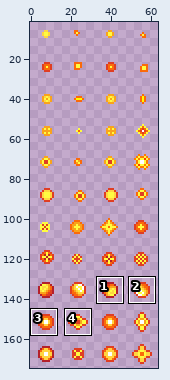
Two states of a sprite sheet, packages/client/public/images/game/bullet.png. Above: a wide view before the commit, with the close-up outlined.
Close-up. Old version:
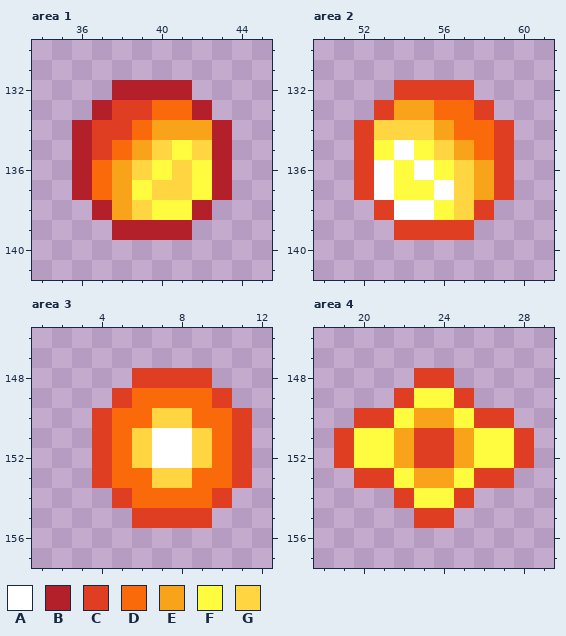
The file is 64x175 pixels. Shown: area 1: x 34..45, y 130..141; area 2: x 50..61, y 130..141; area 3: x 1..12, y 146..157; area 4: x 18..29, y 146..157. The wide view leaves out empty margins. The commit also changed other parts of the picture, which this record leaves out.
Palette (. is transparent): A #ffffff  B #b4202a  C #df3e23  D #fa6a0a  E #f9a31b  F #fffc40  G #ffd541
The result:
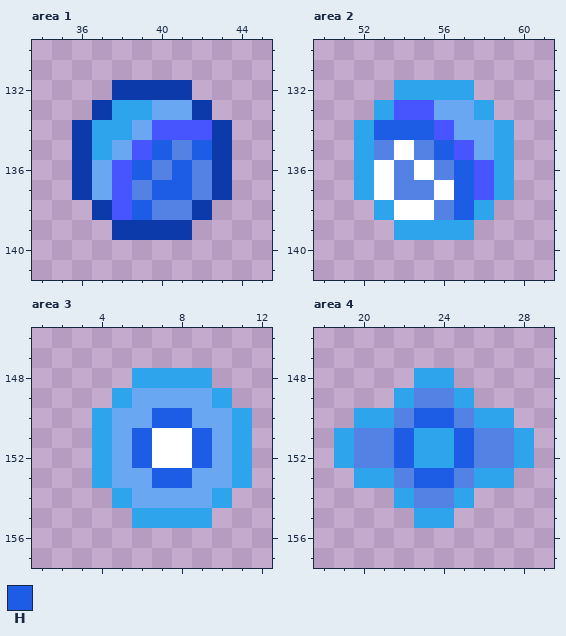
Colours new in this view: H #1d5ce5
Difference:
Colour B changes from #b4202a to #0d3aab.
Colour C changes from #df3e23 to #2ea4ed.
Colour D changes from #fa6a0a to #6aa7f2.
Colour E changes from #f9a31b to #4655ff.
Colour F changes from #fffc40 to #5482e4.
Area 1:
Colour G becomes colour H in row 135 at x 40 and 42; in row 136 at x 39 and 41; in row 137 at x 40 to 41; in row 138 at x 39.
Area 2:
Colour G becomes colour H in row 134 at x 53 to 55; in row 135 at x 56; in rows 136 to 138 at x 57.
Area 3:
Colour G becomes colour H in row 150 at x 7 to 8; in rows 151 to 152 at x 6 and 9; in row 153 at x 7 to 8.
Area 4:
Colour E becomes colour H in row 150 at x 23 to 24; in rows 151 to 152 at x 22 and 25; in row 153 at x 23 to 24.
